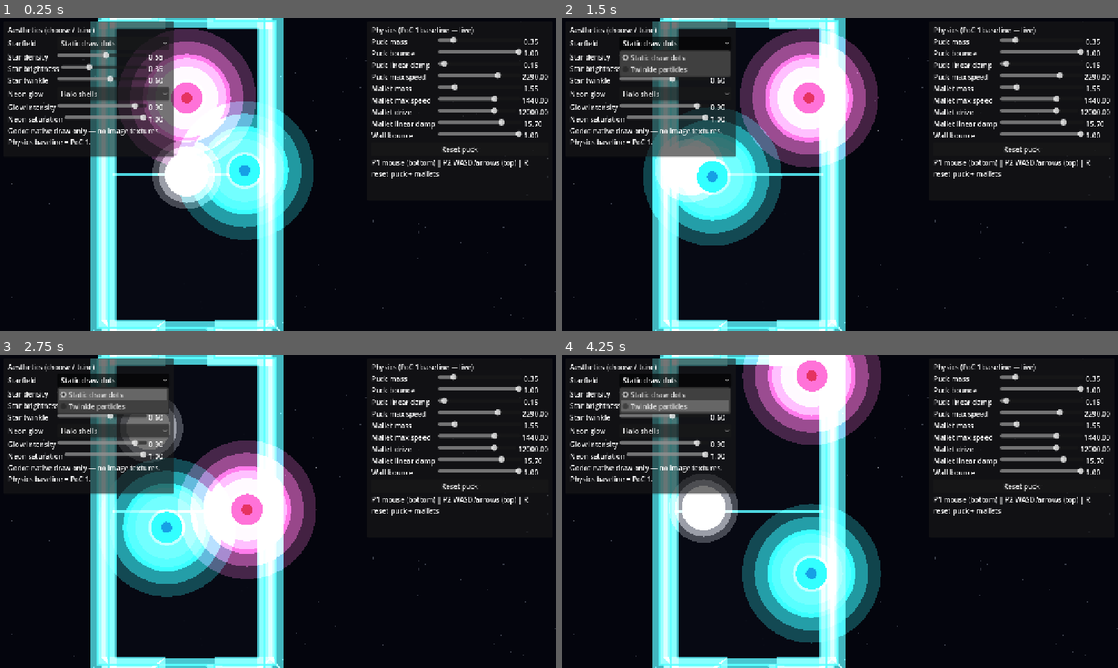
Above: before the commit, frames 1-4 (two rows, left to right).
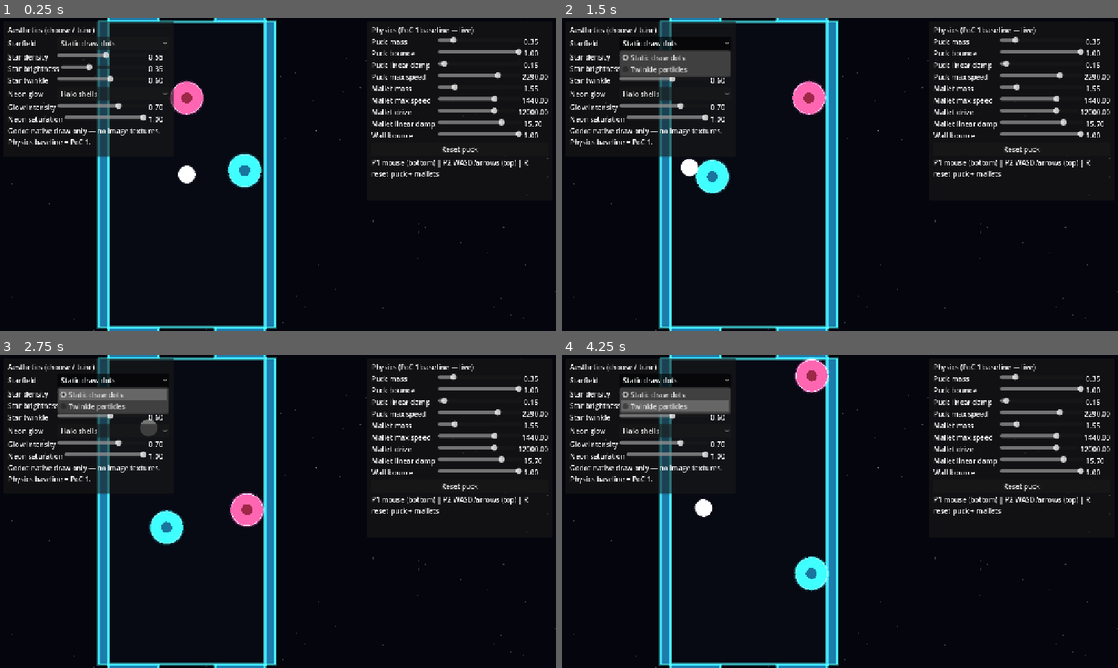
Above: after the commit, the same moments.

Repository: waigore/airhockey
Game: Godot game, scene res://scenes/main.tscn
Two runs of this game, one before a commit and one after it. Both use one fixed random seed, a clock stepped at 60 frames per second and the inputs below.
Inputs (mouse positions are in pixels of both pictures, inside the frame that each line leads up to):
- Up to frame 1 (0.25 s): no input
- Up to frame 2 (1.5 s): tap Enter at 0.5 s; move the mouse to (962, 158) at 0.52 s; hold Right 0.53-1.25 s; tap R at 0.6 s; click "Static draw dots" at 1.25 s
- Up to frame 3 (2.75 s): move the mouse to (166, 527) at 2.02 s; hold Down from 2.03 s (still down); tap R at 2.1 s
- Up to frame 4 (4.25 s): move the mouse to (895, 442) at 2.77 s; release Down at 2.78 s; hold Right 2.78-3.53 s; tap R at 2.85, 3.6 s; move the mouse to (812, 574) at 3.52 s; hold Up from 3.53 s (still down)

The runs differ from the first frame. In frame 1, 23% of the frame differs, in the area x 16-57%, y 0-100%; in frame 2, 23%; in frame 3, 23%; in frame 4, 22%.

Commit message:
Tighten neon glow to a focused tube falloff.
Replace wide filled auras with bright core rings and short exponential fringe so neon reads sharp instead of diffuse.

Co-authored-by: Cursor <cursoragent@cursor.com>

Diff:
--- a/pocs/space-neon-aesthetics-on-physics/scripts/aesthetics.gd
+++ b/pocs/space-neon-aesthetics-on-physics/scripts/aesthetics.gd
@@ -1,17 +1,17 @@
 extends Node2D
 
 ## Applies selectable neon-glow and starfield looks on top of the physics scene.
-## Glow 0 = additive halo shells (Polygon2D); Glow 1 = HDR 2D + WorldEnvironment bloom.
-## Both modes also draw a soft additive outer aura so glow is obvious in play.
+## Glow 0 = tight additive ring shells (rapid edge falloff); Glow 1 = focused HDR bloom.
+## Neon look: bright core + short exponential fade — not a wide diffuse wash.
 
 enum GlowApproach { HALO_SHELLS, ENV_BLOOM }
 
 const TABLE_BASE := Color(0.03, 0.04, 0.08, 0.94)
-# HDR-friendly neon (channels > 1 feed bloom when hdr_2d is on).
-const WALL_NEON := Color(0.35, 1.6, 2.2, 1.0)
-const PUCK_NEON := Color(1.4, 1.5, 1.8, 1.0)
-const MALLET_P1 := Color(0.2, 1.4, 2.0, 1.0)
-const MALLET_P2 := Color(2.0, 0.45, 0.85, 1.0)
+# Modest HDR lift (enough for bloom; not a fog).
+const WALL_NEON := Color(0.3, 1.25, 1.7, 1.0)
+const PUCK_NEON := Color(1.15, 1.2, 1.35, 1.0)
+const MALLET_P1 := Color(0.25, 1.15, 1.55, 1.0)
+const MALLET_P2 := Color(1.55, 0.4, 0.7, 1.0)
 
 var tunables: PoCTunables
 var _table: Rect2
@@ -80,7 +80,7 @@
 	if _table_edge == null or not is_instance_valid(_table_edge):
 		_table_edge = Line2D.new()
 		_table_edge.name = "TableNeonEdge"
-		_table_edge.width = 3.0
+		_table_edge.width = 2.0
 		_table_edge.default_color = WALL_NEON
 		_table_edge.z_index = 2
 		_table_edge.antialiased = true
@@ -88,8 +88,8 @@
 	if _table_glow == null or not is_instance_valid(_table_glow):
 		_table_glow = Line2D.new()
 		_table_glow.name = "TableNeonGlow"
-		_table_glow.width = 14.0
-		_table_glow.default_color = Color(WALL_NEON.r, WALL_NEON.g, WALL_NEON.b, 0.45)
+		_table_glow.width = 5.0
+		_table_glow.default_color = Color(WALL_NEON.r, WALL_NEON.g, WALL_NEON.b, 0.35)
 		_table_glow.z_index = 1
 		_table_glow.antialiased = true
 		_table_glow.material = _add_mat
@@ -97,8 +97,8 @@
 	if _center_line == null or not is_instance_valid(_center_line):
 		_center_line = Line2D.new()
 		_center_line.name = "CenterNeonLine"
-		_center_line.width = 2.0
-		_center_line.default_color = Color(0.4, 1.2, 1.6, 0.55)
+		_center_line.width = 1.5
+		_center_line.default_color = Color(0.4, 1.1, 1.4, 0.4)
 		_center_line.z_index = 2
 		_center_line.antialiased = true
 		_center_line.material = _add_mat
@@ -141,15 +141,17 @@
 	if _table_fill != null:
 		_table_fill.color = TABLE_BASE
 	if _table_edge != null:
+		# Bright tube core.
 		_table_edge.default_color = Color(wall_c.r, wall_c.g, wall_c.b, 1.0)
-		_table_edge.width = 2.5 + intensity * 3.5
+		_table_edge.width = 1.5 + intensity * 1.5
 	if _table_glow != null:
-		_table_glow.default_color = Color(wall_c.r, wall_c.g, wall_c.b, 0.25 + intensity * 0.55)
-		_table_glow.width = 8.0 + intensity * 22.0
+		# Short outer fade only (not a wide wash).
+		_table_glow.default_color = Color(wall_c.r, wall_c.g, wall_c.b, 0.18 + intensity * 0.28)
+		_table_glow.width = 3.5 + intensity * 5.0
 		_table_glow.visible = true
 	if _center_line != null:
-		_center_line.default_color = Color(wall_c.r, wall_c.g, wall_c.b, 0.35 + intensity * 0.5)
-		_center_line.width = 1.5 + intensity * 2.5
+		_center_line.default_color = Color(wall_c.r, wall_c.g, wall_c.b, 0.25 + intensity * 0.3)
+		_center_line.width = 1.0 + intensity * 1.0
 
 	_tint_walls(wall_c)
 	_style_disk(_puck, puck_c, 18.0)
@@ -161,7 +163,6 @@
 
 
 func _sat_color(c: Color, sat: float) -> Color:
-	# Keep HDR headroom while dialing saturation toward a mid gray of similar luminance.
 	var gray := (c.r + c.g + c.b) / 3.0
 	return Color(
 		lerpf(gray, c.r, sat),
@@ -182,11 +183,11 @@
 			if ch is Line2D and str(ch.name).begins_with("Neon"):
 				to_free.append(ch)
 			elif ch is Polygon2D:
-				# Bright neon fill so bloom / additive rims read as lit rails.
+				# Dimmer rail body; neon lives in the rim/glow lines.
 				(ch as Polygon2D).color = Color(
-					neon.r * (0.55 + intensity * 0.55),
-					neon.g * (0.55 + intensity * 0.55),
-					neon.b * (0.55 + intensity * 0.55),
+					neon.r * (0.25 + intensity * 0.2),
+					neon.g * (0.25 + intensity * 0.2),
+					neon.b * (0.25 + intensity * 0.2),
 					1.0
 				)
 				poly_pts = (ch as Polygon2D).polygon
@@ -199,11 +200,11 @@
 			pts.append(v)
 		pts.append(poly_pts[0])
 
-		# Soft additive outer glow first (under rim); keep z >= 0 so it stays above TableFill.
+		# Tight additive fringe, then bright core rim on top.
 		var glow := Line2D.new()
 		glow.name = "NeonGlow"
-		glow.width = 10.0 + intensity * 28.0
-		glow.default_color = Color(neon.r, neon.g, neon.b, 0.2 + intensity * 0.55)
+		glow.width = 3.0 + intensity * 5.0
+		glow.default_color = Color(neon.r, neon.g, neon.b, 0.15 + intensity * 0.3)
 		glow.z_index = 1
 		glow.antialiased = true
 		glow.material = _add_mat
@@ -212,8 +213,8 @@
 
 		var rim := Line2D.new()
 		rim.name = "NeonRim"
-		rim.width = 2.0 + intensity * 3.0
-		rim.default_color = Color(neon.r, neon.g, neon.b, 0.85)
+		rim.width = 1.25 + intensity * 1.5
+		rim.default_color = Color(neon.r, neon.g, neon.b, 0.95)
 		rim.z_index = 2
 		rim.antialiased = true
 		rim.points = pts
@@ -226,14 +227,12 @@
 	var vis := body.get_node_or_null("Visual") as Polygon2D
 	if vis == null:
 		return
-	# Core stays readable; slight HDR lift for bloom.
 	vis.color = Color(color.r, color.g, color.b, 1.0)
-	vis.z_index = 10 ## above glow shells (never use negative z — sinks under TableFill)
+	vis.z_index = 10 ## above glow (never use negative z — sinks under TableFill)
 	var hub := vis.get_node_or_null("Hub") as Polygon2D
 	if hub != null:
-		hub.color = Color(color.r * 0.45, color.g * 0.45, color.b * 0.45, 1.0)
-
-	# Clear prior glow nodes immediately (avoid deferred duplicates).
+		hub.color = Color(color.r * 0.4, color.g * 0.4, color.b * 0.4, 1.0)
+
 	for ch in body.get_children():
 		if str(ch.name).begins_with("Halo") or str(ch.name).begins_with("Aura"):
 			ch.free()
@@ -241,60 +240,62 @@
 	var intensity := tunables.glow_intensity
 	var use_shells := tunables.glow_approach == GlowApproach.HALO_SHELLS
 
-	# Soft additive aura always present so glow is never "missing".
-	_add_aura(body, color, radius, intensity)
-
-	if not use_shells:
-		return
-
-	# Extra concentric additive shells for the Halo approach (z 1..5 under Visual@10).
-	var layers := 5
-	for i in layers:
-		var halo := Polygon2D.new()
-		halo.name = "Halo%d" % i
-		# Outer layers first (lower z); i=0 closest to disk.
-		var scale := 1.2 + float(i) * (0.45 + intensity * 0.4)
-		var pts := PackedVector2Array()
-		var n := 36
-		for k in n:
-			var a := TAU * float(k) / float(n)
-			pts.append(Vector2(cos(a), sin(a)) * radius * scale)
-		halo.polygon = pts
-		var alpha := (0.55 - float(i) * 0.08) * (0.45 + intensity * 0.7)
-		halo.color = Color(color.r, color.g, color.b, clampf(alpha, 0.08, 0.85))
-		halo.z_index = 5 - i ## outer = lower z, still >= 0
-		halo.material = _add_mat
-		body.add_child(halo)
-
-
-func _add_aura(body: RigidBody2D, color: Color, radius: float, intensity: float) -> void:
-	var aura := Polygon2D.new()
-	aura.name = "Aura"
-	var scale := 1.55 + intensity * 1.1
+	# Always: bright core ring + 1–2 rapid-falloff rings (tube neon).
+	_add_focused_rings(body, color, radius, intensity, 3 if use_shells else 2)
+
+
+func _add_focused_rings(
+	body: RigidBody2D,
+	color: Color,
+	radius: float,
+	intensity: float,
+	ring_count: int
+) -> void:
+	## Exponential falloff rings just outside the disk — focused, not diffuse fill.
+	## Offsets in multiples of radius; alpha *= falloff each step.
+	var base_alpha := 0.55 + intensity * 0.4
+	var falloff := 0.32 ## rapid edge fade
+	var step := 0.045 + intensity * 0.025 ## how far each ring steps out
+	var base_width := 1.4 + intensity * 1.6
+
+	for i in ring_count:
+		var t := float(i)
+		var scale := 1.02 + step * t
+		var alpha := base_alpha * pow(falloff, t)
+		var width := base_width * pow(0.7, t)
+		var ring := Line2D.new()
+		ring.name = "AuraRing%d" % i if i > 0 else "AuraRing"
+		ring.width = maxf(width, 0.6)
+		ring.default_color = Color(color.r, color.g, color.b, clampf(alpha, 0.04, 0.95))
+		ring.z_index = 11 - i
+		ring.antialiased = true
+		ring.material = _add_mat
+		ring.points = _circle_points(radius * scale, 48)
+		body.add_child(ring)
+
+	# Optional innermost white-hot core (reads as tube filament).
+	var core := Line2D.new()
+	core.name = "AuraCore"
+	core.width = 0.8 + intensity * 0.6
+	core.default_color = Color(
+		minf(color.r * 1.35, 2.0),
+		minf(color.g * 1.35, 2.0),
+		minf(color.b * 1.35, 2.0),
+		0.75 + intensity * 0.2
+	)
+	core.z_index = 12
+	core.antialiased = true
+	core.material = _add_mat
+	core.points = _circle_points(radius * 1.01, 48)
+	body.add_child(core)
+
+
+func _circle_points(r: float, n: int) -> PackedVector2Array:
 	var pts := PackedVector2Array()
-	for k in 40:
-		var a := TAU * float(k) / 40.0
-		pts.append(Vector2(cos(a), sin(a)) * radius * scale)
-	aura.polygon = pts
-	aura.color = Color(color.r, color.g, color.b, 0.2 + intensity * 0.45)
-	aura.z_index = 1 ## above TableFill via parent z; under Visual
-	aura.material = _add_mat
-	body.add_child(aura)
-
-	# Tight bright ring just outside the disk.
-	var ring := Line2D.new()
-	ring.name = "AuraRing"
-	ring.width = 2.0 + intensity * 4.0
-	ring.default_color = Color(color.r, color.g, color.b, 0.7 + intensity * 0.3)
-	ring.z_index = 11
-	ring.antialiased = true
-	ring.material = _add_mat
-	var rpts := PackedVector2Array()
-	for k in 41:
-		var a := TAU * float(k) / 40.0
-		rpts.append(Vector2(cos(a), sin(a)) * radius * 1.08)
-	ring.points = rpts
-	body.add_child(ring)
+	for k in n + 1:
+		var a := TAU * float(k) / float(n)
+		pts.append(Vector2(cos(a), sin(a)) * r)
+	return pts
 
 
 func _configure_environment(use_bloom: bool) -> void:
@@ -307,14 +308,16 @@
 	e.background_mode = Environment.BG_CANVAS
 	e.glow_enabled = true
 	e.glow_normalized = true
-	e.glow_intensity = 1.0 + tunables.glow_intensity * 2.2
-	e.glow_strength = 1.0 + tunables.glow_intensity * 1.2
-	e.glow_bloom = 0.35 + tunables.glow_intensity * 0.85
+	# Focused bloom: mild, high threshold, prefer fine levels (less fog).
+	e.glow_intensity = 0.45 + tunables.glow_intensity * 0.7
+	e.glow_strength = 0.7 + tunables.glow_intensity * 0.5
+	e.glow_bloom = 0.08 + tunables.glow_intensity * 0.22
 	e.glow_blend_mode = Environment.GLOW_BLEND_MODE_ADDITIVE
-	e.glow_hdr_threshold = 0.35
-	e.glow_hdr_scale = 1.5
+	e.glow_hdr_threshold = 0.75
+	e.glow_hdr_scale = 0.7
 	for level in range(1, 8):
-		e.set("glow_levels/%d" % level, true)
+		# Fine levels on; coarser levels off to avoid wide haze.
+		e.set("glow_levels/%d" % level, level <= 3)
 	e.tonemap_mode = Environment.TONE_MAPPER_ACES
-	e.tonemap_exposure = 0.95
+	e.tonemap_exposure = 1.0
 	_env.environment = e
--- a/pocs/space-neon-aesthetics-on-physics/scripts/tunables.gd
+++ b/pocs/space-neon-aesthetics-on-physics/scripts/tunables.gd
@@ -26,9 +26,9 @@
 var star_brightness: float = 0.35 ## 0..1 faint by default
 var star_twinkle: float = 0.6 ## used by particles approach
 
-## 0 = halo shells (layered additive Polygon2D), 1 = WorldEnvironment bloom (needs hdr_2d)
+## 0 = tight ring shells (rapid falloff), 1 = focused WorldEnvironment bloom (needs hdr_2d)
 var glow_approach: int = 0
-var glow_intensity: float = 0.9 ## 0..1 — default high so neon reads in play
+var glow_intensity: float = 0.7 ## 0..1 — bright core; keep falloff short
 var neon_saturation: float = 1.0 ## 0..1
 
 
Not shown, changed: pocs/space-neon-aesthetics-on-physics/README.md
